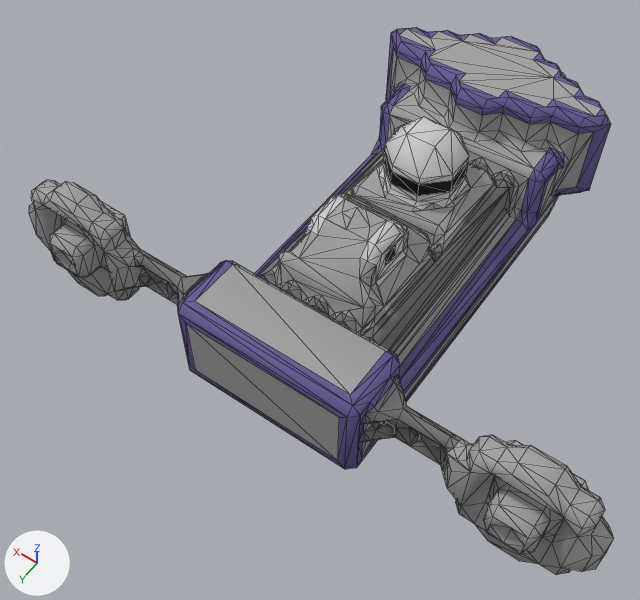
Two versions of the OBJ model src/jsMain/resources/meshes/usa-1-coleman-class.obj, one commit apart.
Before and after are seen from a camera (50 mm lens) standing at (-19.0, 36.7, 10.0) and looking at (2.0, 7.3, -36.2). Lighting does not change. The marker at lower left points along +X, +Y and +Z. Mesh edges are drawn as thin lines. Where no turn or scale is listed for an object, it has been applied to the vertices.

Before the edit, the objects in view are built like this:
```python
me_usa_1_coleman_class = bpy.data.meshes.new('usa-1-coleman-class')
me_usa_1_coleman_class.from_pydata(...)  # 1494 vertices, 2711 faces; spans x -20.5..20.5, y -16.0..16.0, z -38.0..-26.9
me_usa_1_coleman_class.materials.append(mat_usa_1_coleman_class)
ob_usa_1_coleman_class = bpy.data.objects.new('usa-1-coleman-class', me_usa_1_coleman_class)
ob_usa_1_coleman_class.location = (0.0, 0.0, 0.0)
```
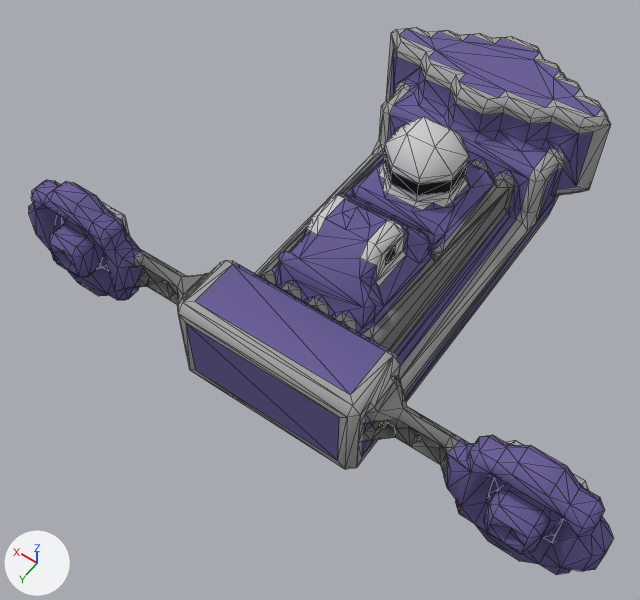
The newer file is also turned or shifted as a whole; pictures and numbers use the older file's frame.

Changed parts and their boxes [x1, y1, x2, y2] in the pictures (640 x 600 px; the box of a moved part takes in the faces that stretch with it):
part 1 of me_usa_1_coleman_class, moved or reshaped: before [345, 323, 407, 408]; after [395, 377, 560, 568]
part 2 of me_usa_1_coleman_class, moved or reshaped (not visible afterwards): before [420, 147, 453, 179]
part 3 of me_usa_1_coleman_class, surface changed (grey to blue): [29, 27, 611, 575] in both

Edits to the bpy script that builds the scene:
```text
Change me_usa_1_coleman_class:
    used by ob_usa_1_coleman_class; location = (0.0, 0.0, 0.0)
    remove me_usa_1_coleman_class.from_pydata(...)  # 1494 vertices, 2711 faces; spans x -20.5..20.5, y -16.0..16.0, z -38.0..-26.9
    add me_usa_1_coleman_class.from_pydata(...)  # 1495 vertices, 2710 faces; spans x -20.5..20.5, y -16.0..16.0, z -38.0..-26.9
    me_usa_1_coleman_class part 1: 5 vertices removed from x -14.5..-2.5, y 10.2..12.5, z -32.5..-32.4; 4 vertices added at x -18.0..-7.0, y 12.0..15.5, z -35.9..-32.5
    me_usa_1_coleman_class part 2: 1 vertex removed from x -2.0, y 0.0, z -28.5; 1 vertex added at x -2.0, y -3.3, z -30.7
    me_usa_1_coleman_class part 3: 1595 kept faces spanning x -20.5..20.5, y -15.3..16.0, z -38.0..-26.9 get new texture (UV) coordinates
```
